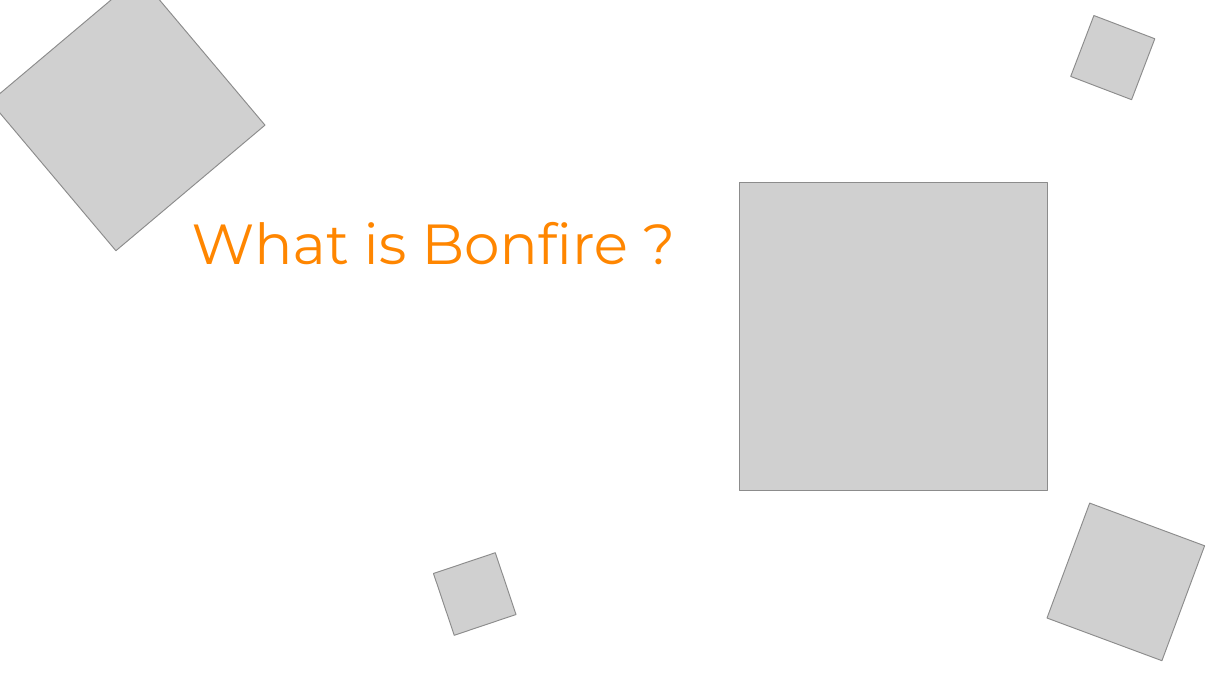
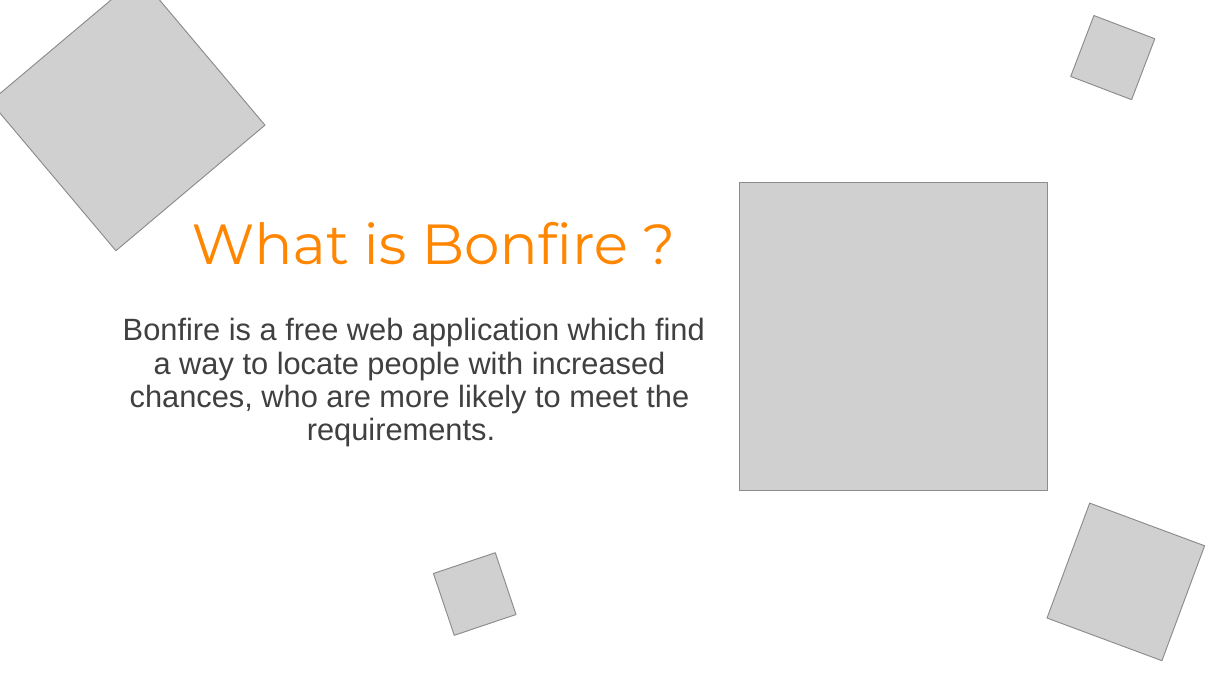
Before and after one commit to HackathonUTM2022/hackathon, a slide deck: slide 7 of Presentation.pptx. Drawn at 1232x693 pixels with LibreOffice and Linux fonts; fonts in the diff are those of the drawing; grey boxes stand for pictures. Boxes give left, top, right and bottom in pixels: in the first picture for what was removed or moved away, otherwise in the second. Text is boxed around its words. In the diff, an @@ line names an element or a change of style, - is before the commit and + after.

```diff
--- a/Presentation.pptx
+++ b/Presentation.pptx
@@ text added at <box>123,317,705,446</box>, 24 pt, text #404040 @@
+Bonfire is a free web application which find a way to locate people with increased chances, who are more likely to meet the requirements.
```
Also in this commit, not shown: 1 other slide changed.
